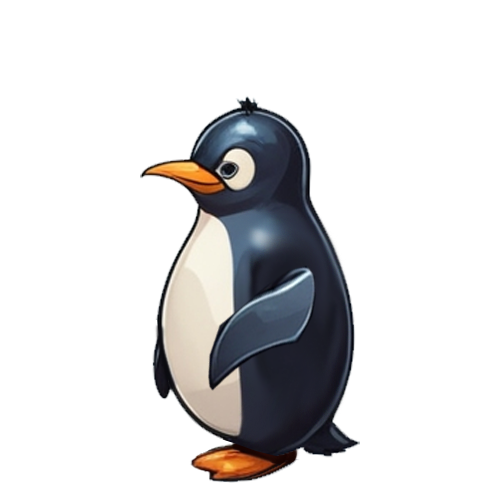
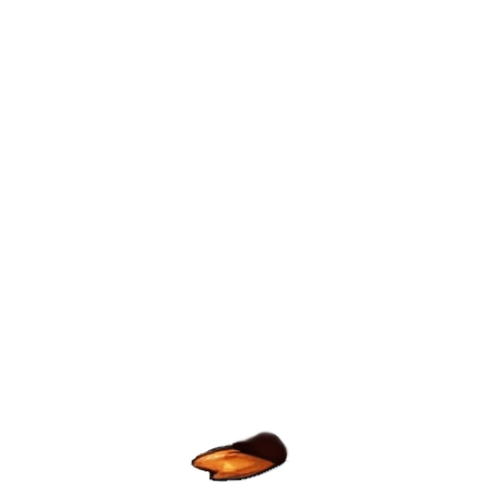
Two versions of the same layered image (500x500). Layer-by-layer changes:
hid "Слой 3", painted on it over [206, 264, 317, 392]
hid "Слой 7" over [140, 95, 360, 458]
hid "Слой 8" over [152, 328, 172, 400]
hid "Слой 5" over [203, 429, 301, 483]
renamed "Фон" to "Слой 0", hid it over [140, 95, 360, 483]
